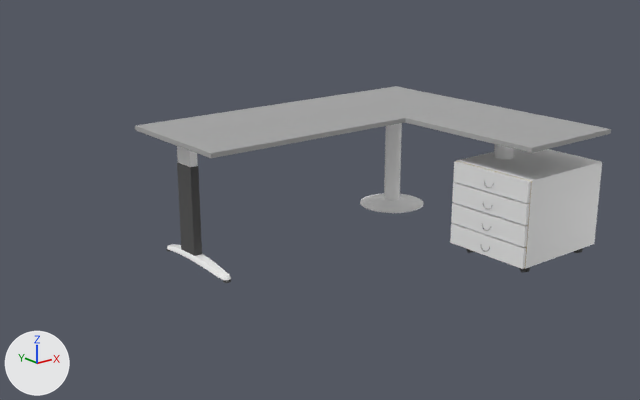
Two versions of the FBX model InteriorismoVR/Assets/models/estudio/escritorioI.FBX, one commit apart.
Both versions are drawn from a camera (50 mm lens) standing at (-8.37, -8.84, 4.53) and looking at (-1.19, 0.14, 0.94). The axes (+X, +Y, +Z) are drawn at lower left. The lights are the same throughout. Where no turn or scale is listed for an object, it has been applied to the vertices. Vertices at the same position are counted once.
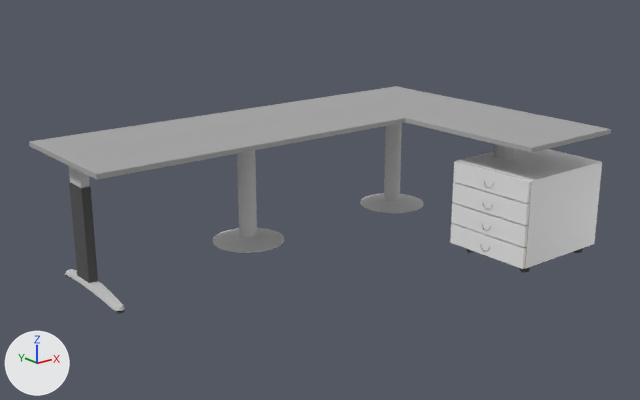
Diff of the bpy script that builds the scene:
```diff
--- a/InteriorismoVR/Assets/models/estudio/escritorioI.FBX.py
+++ b/InteriorismoVR/Assets/models/estudio/escritorioI.FBX.py
@@ mat_material__30 @@
+mat_material__30 = principled_material('Material #30')
+mat_material__30.base_color = (0.588, 0.588, 0.588)  # light grey #cacaca
+mat_material__30.roughness = 0.859
@@ me_mesh_006 @@
 me_mesh_006.from_pydata(...)  # 706 vertices, 1384 faces; spans x -0.08..0.08, y -0.88..0.73, z 0.0..1.78
 # used by ob_leg; location = (-2.52, 1.27, 0.0)
+# me_mesh_006 part 1: all 792 faces that had it switch from mat_chrome_med_ref (white #ffffff) to mat_material__30 (light grey #cacaca)
 me_mesh_006.materials.append(mat_white_plstc)
@@ me_mesh_005 @@
 # used by ob_table; location = (1.73, 1.85, 0.0)
-me_mesh_005.from_pydata(...)  # 223 vertices, 408 faces; spans x -4.58..0.37, y -3.93..0.31, z 0.0..1.85
+me_mesh_005.from_pydata(...)  # 414 vertices, 756 faces; spans x -6.08..0.37, y -3.93..0.31, z 0.0..1.85
+# me_mesh_005 part 2: a new loose piece of 192 vertices spanning x -3.66..-2.58, y -0.79..0.28, z 0.0..1.78, in mat_material__30 (light grey #cacaca)
+# me_mesh_005 part 3: 8 vertices moved from x -4.58, y -1.66..0.31, z 1.78..1.85 to x -6.08..-6.07, y -1.66..0.31, z 1.78..1.85
+# me_mesh_005 part 4: 320 faces spanning x -0.73..0.34, y -0.79..0.28, z 0.0..1.78 switch from mat_chrome_med_ref (white #ffffff) to mat_material__30 (light grey #cacaca)
 me_mesh_005.materials.append(mat_wood_mix)
@@ ob_leg @@
 ob_leg = bpy.data.objects.new('Leg', me_mesh_006)
-ob_leg.location = (-2.52, 1.27, 0.0)
+ob_leg.location = (-4.07, 1.27, 0.0)
```

Boxes (x1, y1, x2, y2) around the edits, measured in the pictures (640 x 400 px; the box of a moved part takes in the faces that stretch with it):
'Table', reshaped (22% wider, 31% taller)
    before: (135, 86, 611, 213)
    after: (29, 86, 611, 253)
'Leg', recoloured, moved
    before: (167, 146, 231, 283)
    after: (65, 166, 125, 314)
part 1 of me_mesh_006, recoloured
    before: (167, 146, 231, 281)
    after: (65, 166, 125, 311)
part 2 of me_mesh_005, added
    after: (212, 150, 284, 253)
part 3 of me_mesh_005, moved or reshaped
    before: (135, 121, 404, 158)
    after: (29, 121, 404, 179)
part 4 of me_mesh_005, recoloured
    both: (360, 123, 424, 213)
